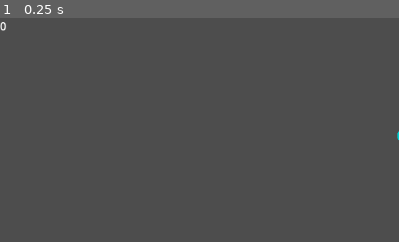
Above: before the commit, frame 1.
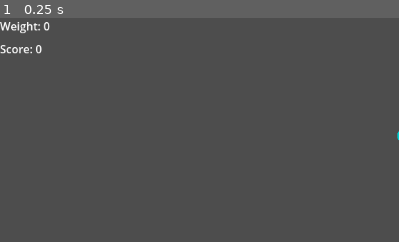
Above: after the commit, the same moment.

Repository: rodemananthony/gmtk-2024
Game: Godot game, scene res://scenes/test/catalog_test.tscn
Two runs of this game, one before a commit and one after it. Both use one fixed random seed, a clock stepped at 60 frames per second and the inputs below. This scene is started directly instead of the project's main scene.
Inputs:
- Up to frame 1 (0.25 s): no input
The pictures show only the part of the screen within x 0-50%, y 0-50%; the shares and areas given below are measured in that part.

The runs differ from the first frame. In frame 1, 0.5% of the frame differs, in the area x 0-13%, y 1-17%.

Commit message:
gameloop protoype made

Diff:
--- a/scenes/Main/order_spawner.tscn
+++ b/scenes/Main/order_spawner.tscn
@@ -18,5 +18,6 @@
 wait_time = 5.0
 autostart = true
 
+[connection signal="package_info" from="." to="CollisionShape2D" method="_on_order_spawner_package_info"]
 [connection signal="usable_catalog" from="." to="CollisionShape2D" method="_on_order_spawner_usable_catalog"]
 [connection signal="timeout" from="CollisionShape2D/Timer" to="CollisionShape2D" method="_on_timer_timeout"]
--- /dev/null
+++ b/scenes/main/score_counter.gd
@@ -0,0 +1,5 @@
+extends Control
+
+
+func _on_order_spawner_display_score(score: int) -> void:
+	$score_label.text = str("Score: ", score)
--- /dev/null
+++ b/scenes/main/score_counter.tscn
@@ -0,0 +1,15 @@
+[gd_scene format=3 uid="uid://dvaw5vfjnj3jf"]
+
+[node name="score_counter" type="Control"]
+layout_mode = 3
+anchors_preset = 15
+anchor_right = 1.0
+anchor_bottom = 1.0
+grow_horizontal = 2
+grow_vertical = 2
+
+[node name="score_label" type="Label" parent="."]
+layout_mode = 0
+offset_right = 40.0
+offset_bottom = 23.0
+text = "Score: 0"
--- a/scenes/test/catalog_test.tscn
+++ b/scenes/test/catalog_test.tscn
@@ -1,13 +1,15 @@
-[gd_scene load_steps=14 format=3 uid="uid://bbetjodb22cey"]
+[gd_scene load_steps=16 format=3 uid="uid://bbetjodb22cey"]
 
-[ext_resource type="PackedScene" uid="uid://b37i8ur6wdpr2" path="res://scenes/Main/catalog_manager.tscn" id="1_qay8a"]
+[ext_resource type="PackedScene" uid="uid://b37i8ur6wdpr2" path="res://scenes/main/catalog_manager.tscn" id="1_qay8a"]
 [ext_resource type="Script" path="res://scripts/catalog_test.gd" id="1_st85p"]
-[ext_resource type="PackedScene" uid="uid://dnq2b2n763kot" path="res://scenes/Main/catalog.tscn" id="2_ni8lp"]
-[ext_resource type="PackedScene" uid="uid://beoj7bs2avqsf" path="res://scenes/Main/package_spawner.tscn" id="3_yutxk"]
-[ext_resource type="PackedScene" uid="uid://dyo41ud1e4ueu" path="res://scenes/Main/drop_zone.tscn" id="4_fnyxk"]
+[ext_resource type="PackedScene" uid="uid://dnq2b2n763kot" path="res://scenes/main/catalog.tscn" id="2_ni8lp"]
+[ext_resource type="PackedScene" uid="uid://dvaw5vfjnj3jf" path="res://scenes/main/score_counter.tscn" id="3_rswq6"]
+[ext_resource type="PackedScene" uid="uid://beoj7bs2avqsf" path="res://scenes/main/package_spawner.tscn" id="3_yutxk"]
+[ext_resource type="PackedScene" uid="uid://dyo41ud1e4ueu" path="res://scenes/main/drop_zone.tscn" id="4_fnyxk"]
+[ext_resource type="Script" path="res://scenes/main/score_counter.gd" id="4_haxf1"]
 [ext_resource type="Texture2D" uid="uid://br2iik76llj5t" path="res://Images/Scale.png" id="5_7uq4q"]
 [ext_resource type="Script" path="res://scripts/scale_manager.gd" id="6_fyehm"]
-[ext_resource type="PackedScene" uid="uid://7h0xoltr88by" path="res://scenes/Main/order_spawner.tscn" id="7_rv2km"]
+[ext_resource type="PackedScene" uid="uid://7h0xoltr88by" path="res://scenes/main/order_spawner.tscn" id="7_rv2km"]
 
 [sub_resource type="CircleShape2D" id="CircleShape2D_veel5"]
 
@@ -24,6 +26,11 @@
 
 [node name="Catalog Manager" parent="." instance=ExtResource("1_qay8a")]
 unique_name_in_owner = true
+
+[node name="score_counter" parent="." instance=ExtResource("3_rswq6")]
+offset_top = 33.0
+offset_bottom = 33.0
+script = ExtResource("4_haxf1")
 
 [node name="Catalog" parent="." instance=ExtResource("2_ni8lp")]
 unique_name_in_owner = true
@@ -68,6 +75,7 @@
 offset_top = -567.0
 offset_right = -437.0
 offset_bottom = -544.0
+text = "Weight: 0"
 
 [node name="Drop Zone5" parent="Sprite2D" instance=ExtResource("4_fnyxk")]
 position = Vector2(0, -80)
@@ -80,3 +88,5 @@
 [connection signal="catalog_items" from="Catalog Manager" to="package_spawner" method="_on_catalog_manager_catalog_items"]
 [connection signal="catalog_items" from="Catalog Manager" to="order_spawner" method="_on_catalog_manager_catalog_items"]
 [connection signal="package_captured" from="Sprite2D/Drop Zone5" to="Sprite2D" method="_on_drop_zone_5_package_captured"]
+[connection signal="display_score" from="order_spawner" to="score_counter" method="_on_order_spawner_display_score"]
+[connection signal="package_info" from="order_spawner" to="package_spawner" method="_on_order_spawner_package_info"]
--- a/scripts/order_manager.gd
+++ b/scripts/order_manager.gd
@@ -5,6 +5,12 @@
 var current_catalog : Array = []
 var complete_catalog : Array = []
 var order_catalog : Array = []
+
+var correct_orders : int = 0
+var order_score : int = 0
+
+signal display_score (score:int)
+signal package_info (package_info:Package, ui_position:Vector2, ui_weight:float)
 
 # Called when the node enters the scene tree for the first time.
 func _ready() -> void:
@@ -15,6 +21,21 @@
 func _process(delta: float) -> void:
 	pass
 
+func add_correct_order(package:Package, ui_position:Vector2, ui_weight:float):
+	correct_orders += 1
+	order_score += 1
+	#print(ui_position)
+	emit_signal("display_score", order_score)
+	emit_signal("package_info", package, ui_position, ui_weight)
+	#print("Order Score: ", order_score)
+
+func add_wrong_order(package:Package, ui_position:Vector2, ui_weight: float):
+	if order_score > 0:
+		order_score -= 1
+	#print(ui_position)
+	emit_signal("display_score", order_score)
+	emit_signal("package_info", package, ui_position, ui_weight)
+	#print("Order Score: ",order_score)
 
 func _on_catalog_manager_catalog_items(catalog: Array) -> void:
 	complete_catalog = catalog.duplicate()
--- a/scripts/order_spawner.gd
+++ b/scripts/order_spawner.gd
@@ -46,3 +46,29 @@
 	usable_catalog = current_catalog.duplicate()
 	complete_catalog = current_catalog.duplicate()
 	#print(usable_catalog)
+
+
+
+func _on_order_spawner_package_info(package_info: Package, ui_position: Vector2, ui_weight: float) -> void:
+	var package_name = package_info.contents.name
+	var ui_position_y = ui_position.y
+
+	var catalog_length = len(complete_catalog)
+	for x in catalog_length:
+		if complete_catalog[x].get("item").get("weight") == ui_weight:
+			usable_catalog.append(complete_catalog[x])
+
+	if ui_position_y == order_position_one.y:
+		order_positions.insert(0, order_position_one)
+	elif ui_position_y == order_position_two.y:
+		order_positions.insert(0, order_position_two)
+	elif ui_position_y == order_position_three.y:
+		order_positions.insert(0, order_position_three)
+	elif ui_position_y == order_position_four.y:
+		order_positions.insert(0, order_position_four)
+	elif ui_position_y == order_position_five.y:
+		order_positions.insert(0, order_position_five)
+
+			#print(complete_catalog[x].get("item").get("name"))
+	#print(test_one)
+	#print(test_two)
--- a/scripts/order_ui_connector.gd
+++ b/scripts/order_ui_connector.gd
@@ -11,28 +11,21 @@
 		#print(weight_needed)
 
 
-# poor attempt at making a score counter
-'''func add_correct_order():
-	correct_orders += 1
-	print(game_manager.correct_orders)'''
-
-'''func add_wrong_order():
-	wrong_orders = 1
-	print(game_manager.wrong_orders)'''
-
-
 func _on_drop_zone_package_captured(package: Package) -> void:
 	if package != null:
 		var package_weight = package.contents.weight
 
 		if package_weight == weight_needed:
-			#add_correct_order()
-			print("right order")
+			var order_manager = get_parent().get_parent()
+			order_manager.add_correct_order(package, self.position, weight_needed)
+			#print(order_manager)
+			#print("right order")
 			package.queue_free()
 
 		elif package_weight != weight_needed:
-			#add_wrong_order()
-			print("wrong order")
+			var order_manager = get_parent().get_parent()
+			order_manager.add_wrong_order(package, self.position, weight_needed)
+			#print("wrong order")
 			package.queue_free()
 		#print(package_weight)
 
--- a/scripts/package_manager.gd
+++ b/scripts/package_manager.gd
@@ -34,3 +34,12 @@
 	complete_catalog = catalog.duplicate()
 	current_catalog = catalog.duplicate()
 	#print(current_catalog)
+
+
+func _on_order_spawner_package_info(package_info: Package, ui_position: Vector2, ui_weight: float) -> void:
+	var package_name = package_info.contents.name
+
+	var catalog_length = len(complete_catalog)
+	for x in catalog_length:
+		if complete_catalog[x].get("item").get("name") == package_name:
+			current_catalog.append(complete_catalog[x])
--- a/scripts/scale_manager.gd
+++ b/scripts/scale_manager.gd
@@ -3,7 +3,7 @@
 
 # Called when the node enters the scene tree for the first time.
 func _ready() -> void:
-	$WeightLabel.text = "0"
+	$WeightLabel.text = "Weight: 0"
 
 
 # Called every frame. 'delta' is the elapsed time since the previous frame.
@@ -14,7 +14,7 @@
 	if package != null:
 		var packageWeight = package.contents.weight
 		var packageName = package.contents.name
-		$WeightLabel.text = str(packageWeight)
+		$WeightLabel.text = str("Weight: ", packageWeight)
 		#print(packageName,': ',packageWeight)
 	else:
-		$WeightLabel.text = "0"
+		$WeightLabel.text = "Weight: 0"
